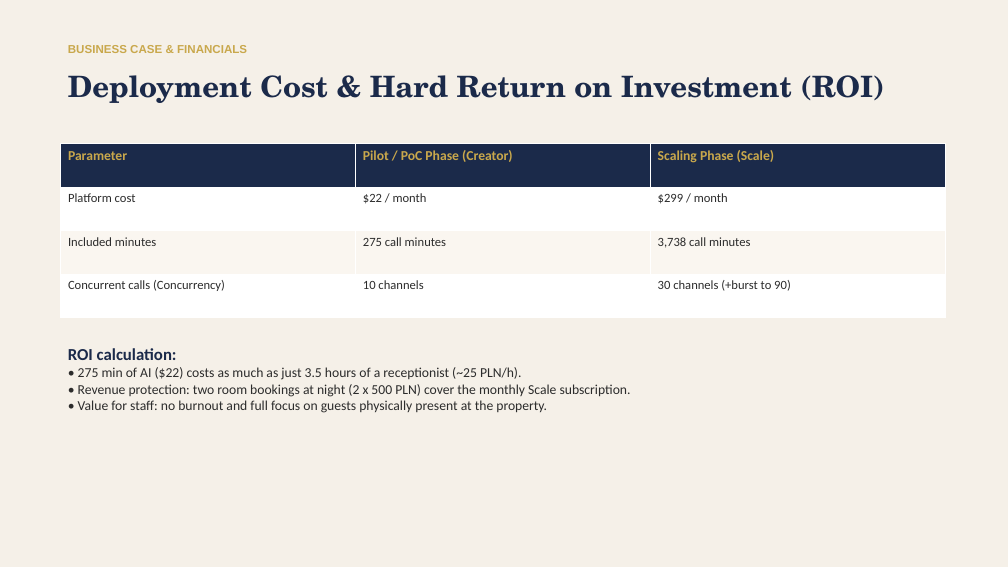
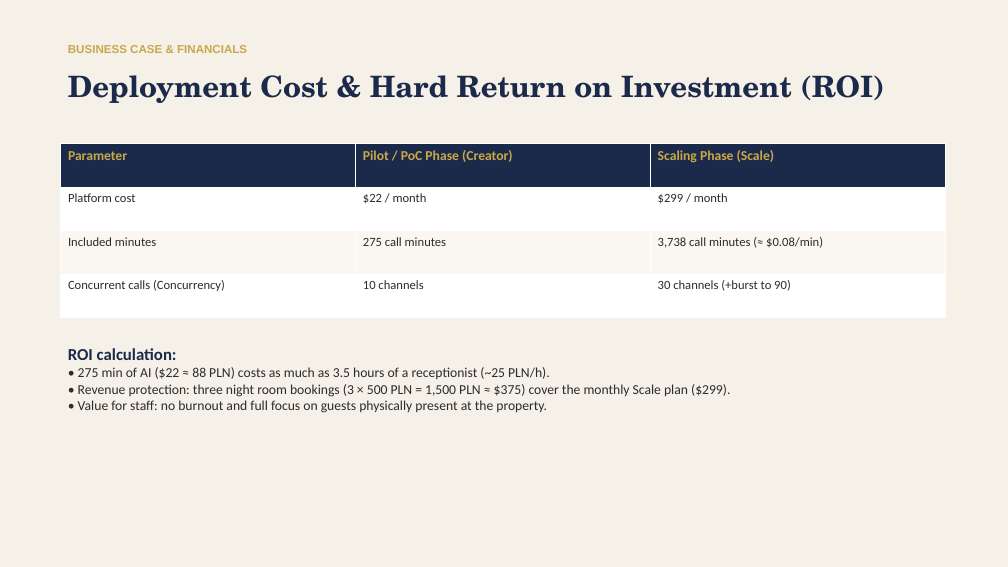
Before and after one commit to kpulka/Elevenlabs_SpaHotel_PoC, a slide deck: slide 12 of presentation/Bukowy_Dwor_Case_Study_EN.pptx. Drawn at 1008x567 pixels with LibreOffice and Linux fonts; fonts in the diff are those of the drawing. Boxes give left, top, right and bottom in pixels: in the first picture for what was removed or moved away, otherwise in the second. Text is boxed around its words. In the diff, an @@ line names an element or a change of style, - is before the commit and + after.

```diff
--- a/presentation/Bukowy_Dwor_Case_Study_EN.pptx
+++ b/presentation/Bukowy_Dwor_Case_Study_EN.pptx
@@ table at (60, 144, 945, 318) @@
-row 3, column 3: 3,738 call minutes
+row 3, column 3: 3,738 call minutes (≈ $0.08/min)
@@ text at (78, 367, 730, 413): text changed @@
-• 275 min of AI ($22) costs as much as just 3.5 hours of a receptionist (~25 PLN/h).
-• Revenue protection: two room bookings at night (2 x 500 PLN) cover the monthly Scale subscription.
-• Value for staff: no burnout and full focus on guests physically present at the property.
+• 275 min of AI ($22 ≈ 88 PLN) costs as much as 3.5 hours of a receptionist (~25 PLN/h).
+• Revenue protection: three night room bookings (3 × 500 PLN = 1,500 PLN ≈ $375) cover the monthly Scale plan ($299).
+• Value for staff: no burnout and full focus on guests physically present at the property.
```
Also in this commit, not shown: 10 other files.
